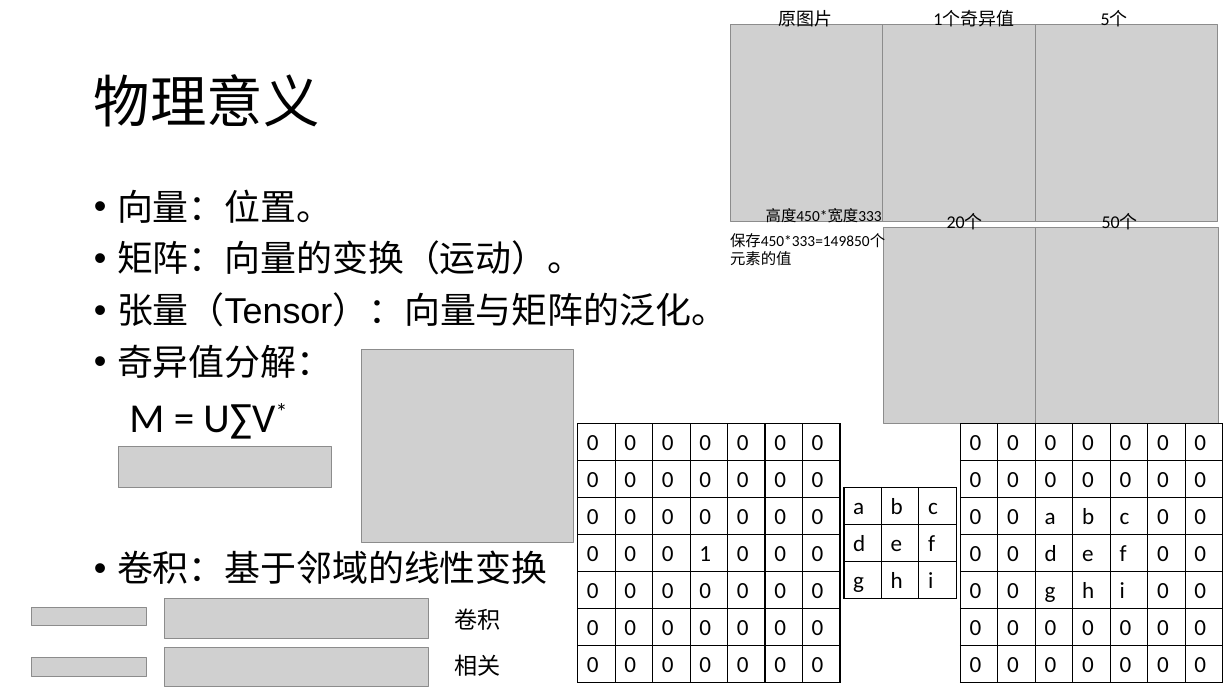
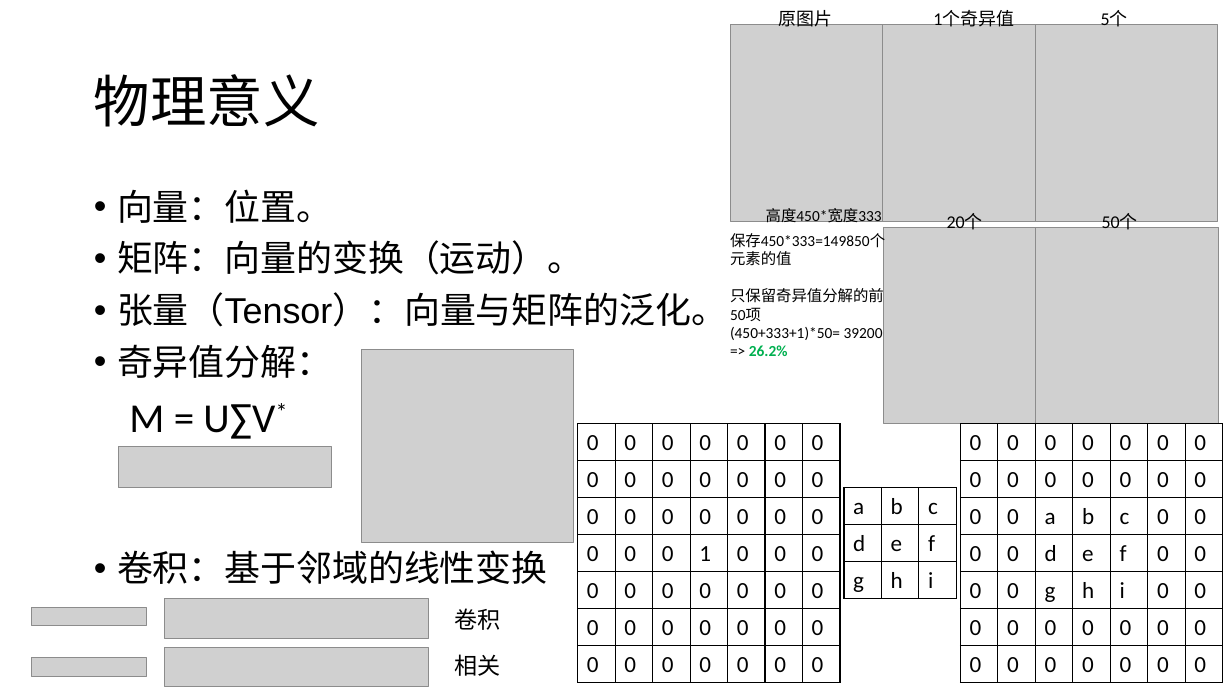
Before and after one commit to foamliu/Learning-DL, a slide deck: slide 2 of cnn/CNN.pptx. Drawn at 1232x693 pixels with LibreOffice and Linux fonts; fonts in the diff are those of the drawing; grey boxes stand for pictures. Boxes give left, top, right and bottom in pixels: in the first picture for what was removed or moved away, otherwise in the second. Text is boxed around its words. In the diff, an @@ line names an element or a change of style, - is before the commit and + after.

Commit message:
update slides

```diff
--- a/cnn/CNN.pptx
+++ b/cnn/CNN.pptx
@@ text at (x1=730, y1=286, x2=884, y2=356): paragraphs added @@
+只保留奇异值分解的前50项
+(450+333+1)*50= 39200
+=> 26.2%
```
Also in this commit, not shown: 1 other slide changed, 3 other files.
